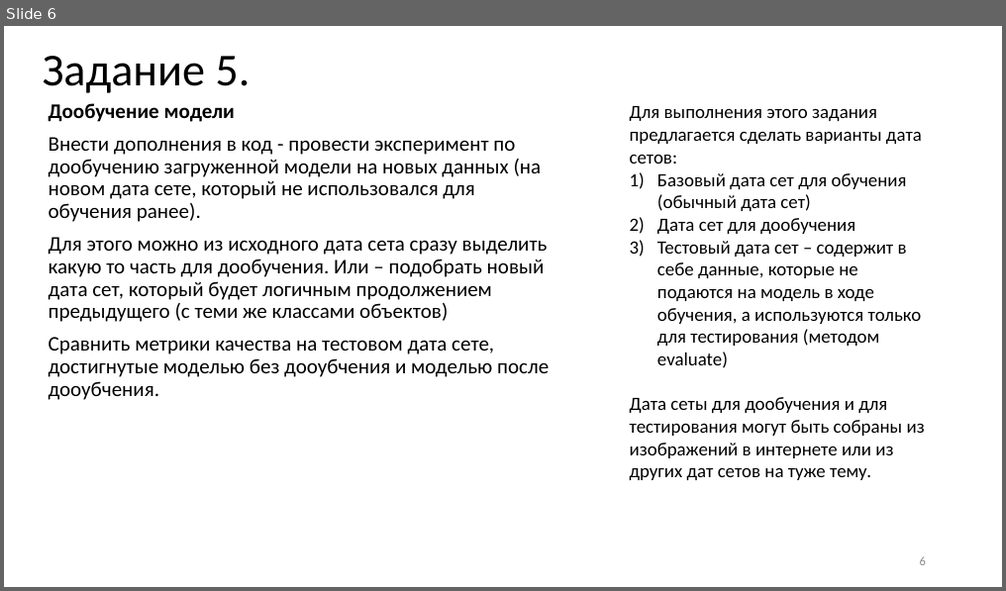
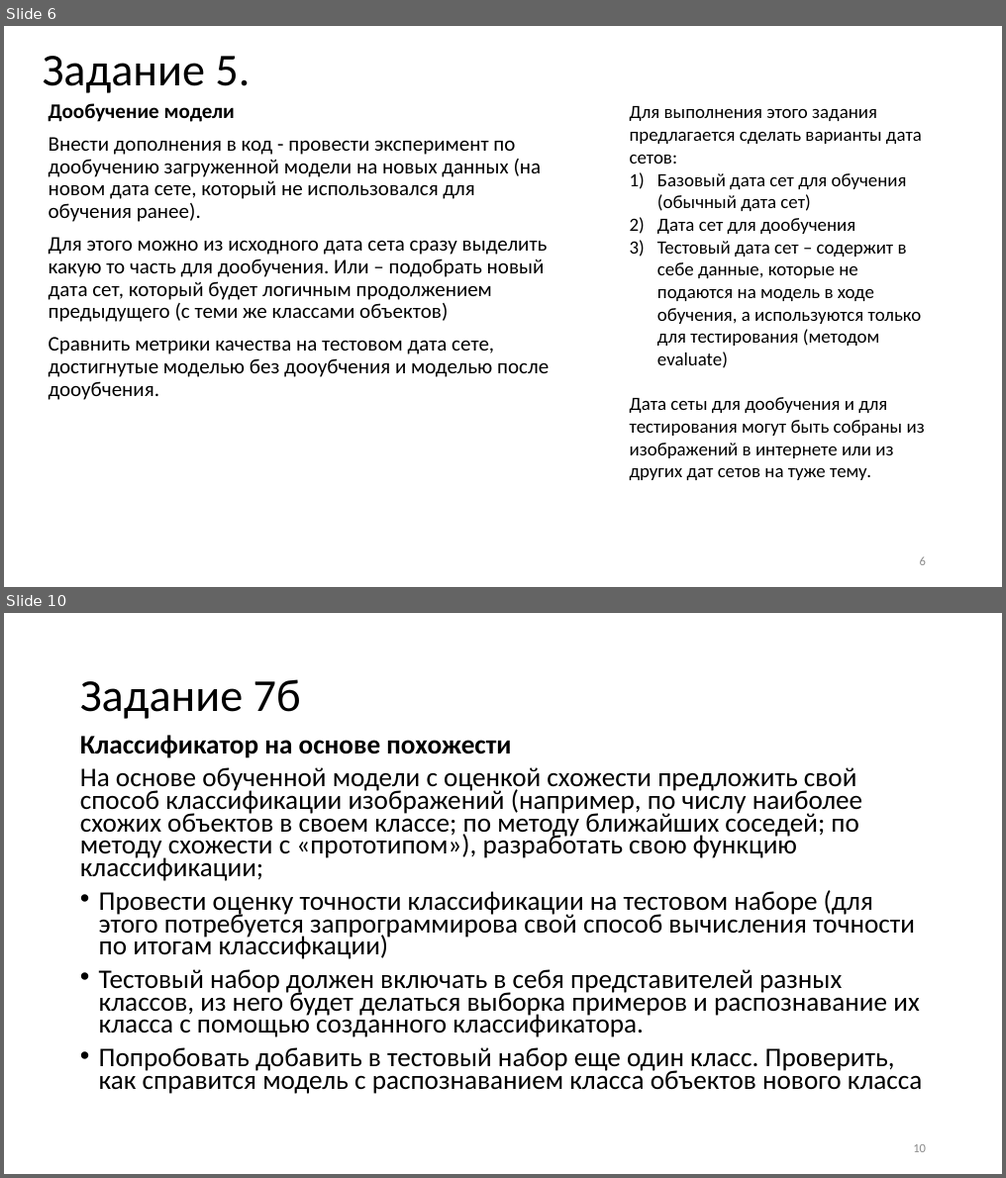
Before and after one commit to itc202/praktik, a slide deck: Нейросети_2024_практические_less2.pptx. Shown one above the other, each under a label of ours: slide 6 before the commit, slides 6 and 10 after it; the slides between them are not shown. The pictures are 1006x591 and 1006x1178 pixels, drawn with LibreOffice and Linux fonts; fonts in the diff are those of the drawing. Boxes give left, top, right and bottom in pixels: in the first picture for what was removed or moved away, otherwise in the second. Text is boxed around its words. In the diff, an @@ line names an element or a change of style, - is before the commit and + after.

```diff
--- a/Нейросети_2024_практические_less2.pptx
+++ b/Нейросети_2024_практические_less2.pptx
@@ slide 10 added at box(4, 613, 1002, 1174), background #FFFFFF @@
@@ title added at box(80, 679, 301, 719), 44 pt, text #000000 @@
+Задание 7б
@@ text added at box(80, 735, 922, 1094), 25.9 pt, text #000000 @@
+Классификатор на основе похожести
+На основе обученной модели с оценкой схожести предложить свой способ классификации изображений (например, по числу наиболее схожих объектов в своем классе; по методу ближайших соседей; по методу схожести с «прототипом»), разработать свою функцию классификации;
+• Провести оценку точности классификации на тестовом наборе (для этого потребуется запрограммирова свой способ вычисления точности по итогам классифкации)
+• Тестовый набор должен включать в себя представителей разных классов, из него будет делаться выборка примеров и распознавание их класса с помощью созданного классификатора.
+• Попробовать добавить в тестовый набор еще один класс. Проверить, как справится модель с распознаванием класса объектов нового класса
@@ page number added at box(913, 1145, 926, 1153), 12 pt, text #8C8C8C @@
+10
```
Also in this commit, not shown: 2 slides changed, 1 other slide added.
